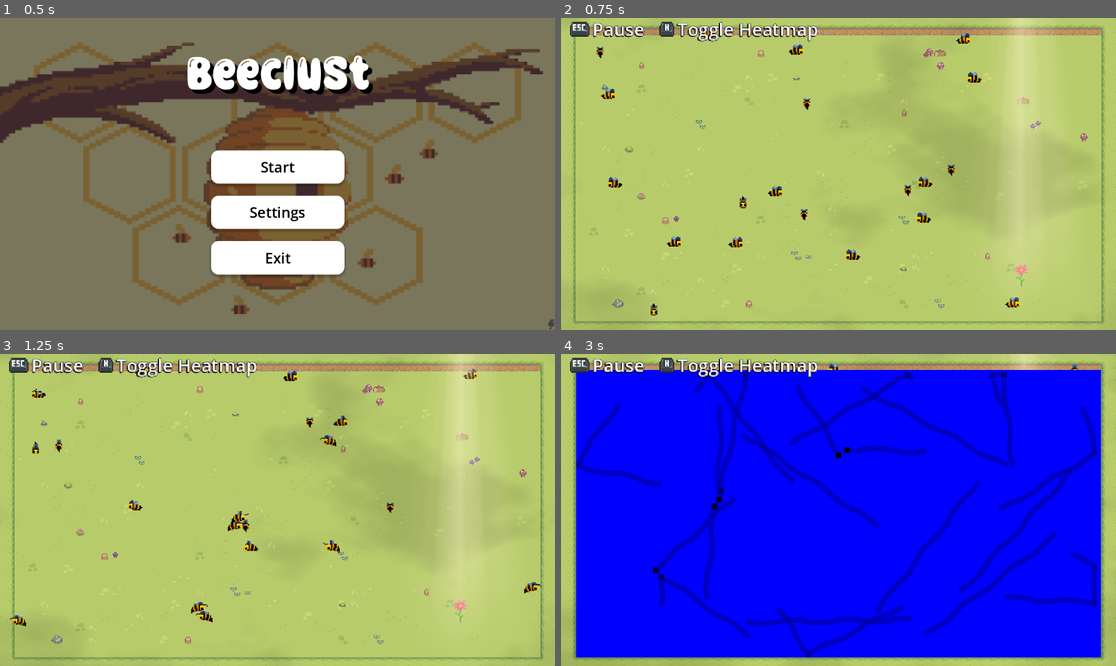
Above: before the commit, frames 1-4 (two rows, left to right).
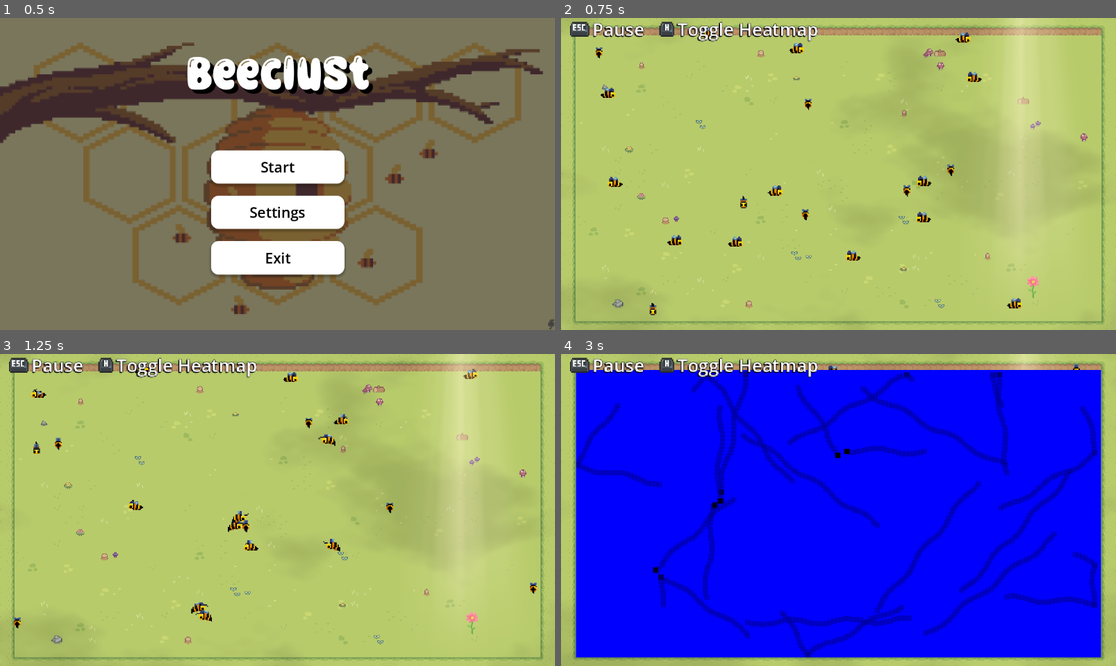
Above: after the commit, the same moments.

Repository: Kuuro-neko/Beeclust
Game: Godot game, scene res://scenes/main_menu.tscn
Same seed, same stepped clock (60 frames per second), same inputs: the game is played once before the commit and once after it.
Inputs (mouse positions are in pixels of both pictures, inside the frame that each line leads up to):
- Up to frame 1 (0.5 s): no input
- Up to frame 2 (0.75 s): click "Start" at 0.5 s
- Up to frame 3 (1.25 s): no input
- Up to frame 4 (3 s): click (577, 366) at 1.25 s; click "Restart" at 2 s; click (666, 366) at 2.75 s

Frame 1 is identical in both runs. In frame 2, 1.0% of the frame differs, in the area x 6-87%, y 4-96%; in frame 3, 0.9%; in frame 4, 2.9%, in the area x 2-97%, y 3-98%.

Commit message:
Dragable target

Diff:
--- a/scenes/bee.tscn
+++ b/scenes/bee.tscn
@@ -275,7 +275,7 @@
 radius = 4.01386
 
 [node name="CharacterBody2D" type="CharacterBody2D"]
-z_index = 1
+z_index = 4
 scale = Vector2(1.5, 1.5)
 script = ExtResource("1_kfbm1")
 
--- a/scenes/world.tscn
+++ b/scenes/world.tscn
@@ -1,5 +1,6 @@
-[gd_scene load_steps=43 format=4 uid="uid://cb5qcni6nolwj"]
-
+[gd_scene load_steps=45 format=4 uid="uid://cb5qcni6nolwj"]
+
+[ext_resource type="Script" path="res://scripts/target.gd" id="1_05pqb"]
 [ext_resource type="Texture2D" uid="uid://ci8y6mjw5yfxk" path="res://assets/tilesets/Grass.png" id="2_yriin"]
 [ext_resource type="Texture2D" uid="uid://dkj4ltms545io" path="res://assets/tilesets/Tilled_Dirt.png" id="3_ada3r"]
 [ext_resource type="Texture2D" uid="uid://b61kcryx8s52a" path="res://assets/tilesets/Hills.png" id="3_imle1"]
@@ -580,6 +581,9 @@
 color_ramp = SubResource("Gradient_tlb0e")
 noise = SubResource("FastNoiseLite_kers6")
 
+[sub_resource type="RectangleShape2D" id="RectangleShape2D_e32q2"]
+size = Vector2(16, 30)
+
 [sub_resource type="Gradient" id="Gradient_ibgd3"]
 offsets = PackedFloat32Array(0, 0.475309, 1)
 colors = PackedColorArray(0, 0, 0, 1, 0, 0, 0, 1, 1, 1, 1, 1)
@@ -617,6 +621,7 @@
 
 [node name="World" type="Node2D"]
 y_sort_enabled = true
+position = Vector2(372, 215)
 
 [node name="Camera2D" type="Camera2D" parent="."]
 z_index = 10
@@ -660,17 +665,27 @@
 
 [node name="Target" type="Node2D" parent="."]
 position = Vector2(246, 130)
+script = ExtResource("1_05pqb")
 
 [node name="Godrays" type="Sprite2D" parent="Target"]
 z_index = 6
 material = SubResource("ShaderMaterial_bm2mh")
-position = Vector2(86, -184.5)
-scale = Vector2(0.660156, 1.09961)
+position = Vector2(86, -216.5)
+scale = Vector2(0.660156, 1.22461)
 texture = SubResource("NoiseTexture2D_lodd8")
 flip_h = true
 
 [node name="Sprite2D" type="Sprite2D" parent="Target"]
+z_index = 3
 texture = ExtResource("6_in5o7")
+offset = Vector2(16, 16)
+
+[node name="Area2D" type="Area2D" parent="Target"]
+
+[node name="CollisionShape2D" type="CollisionShape2D" parent="Target/Area2D"]
+z_index = 50
+position = Vector2(-1, 0)
+shape = SubResource("RectangleShape2D_e32q2")
 
 [node name="BeeSpawner" type="Node2D" parent="." node_paths=PackedStringArray("target", "up_left_corner", "up_right_corner", "down_left_corner", "down_right_corner", "heatmap")]
 script = ExtResource("7_4axgn")
@@ -713,8 +728,8 @@
 self_modulate = Color(0, 0, 0, 1)
 z_index = 3
 material = SubResource("ShaderMaterial_hkw6i")
-position = Vector2(-14.1562, -0.124971)
-scale = Vector2(22.2861, 12.7227)
+position = Vector2(5.4121e-05, -3.33786e-06)
+scale = Vector2(22, 12.5)
 texture = SubResource("GradientTexture2D_853pb")
 
 [node name="Control UI" type="Control" parent="."]
@@ -793,5 +808,7 @@
 size_flags_vertical = 4
 show_percentage = false
 
+[connection signal="input_event" from="Target/Area2D" to="Target" method="_on_area_2d_input_event"]
+[connection signal="mouse_entered" from="Target/Area2D" to="Target" method="_on_area_2d_mouse_entered"]
 [connection signal="pressed" from="Control UI/HBoxContainer/Pause/ESC Button" to="PauseMenuCanvas/PauseMenu" method="_on_esc_button_pressed"]
 [connection signal="pressed" from="Control UI/HBoxContainer/Heatmap/H Button" to="Heatmap" method="_on_h_button_pressed"]
--- a/scripts/bee.gd
+++ b/scripts/bee.gd
@@ -11,7 +11,7 @@
 @export var down_right_corner: Node2D
 @export var heatmap: Control
 
-var wave_amplitude = 50.0
+var wave_amplitude = 75.0
 var wave_frequency = 25.0
 var wave_offset = randf() * TAU
 
--- /dev/null
+++ b/scripts/target.gd
@@ -0,0 +1,40 @@
+extends Node2D
+
+var selected = false
+var mouse_offset = Vector2(0, 0)
+var sprite
+var camera
+
+func _ready():
+	sprite = $Sprite2D
+	camera = get_viewport().get_camera_2d()
+
+func _process(delta: float) -> void:
+	if selected:
+		followMouse()
+
+func followMouse():
+	position = get_global_mouse_position() + mouse_offset
+
+#func _on_area_2d_input_event(viewport: Node, event: InputEvent, shape_idx: int) -> void:
+func _input(event):
+	if event is InputEventMouseButton and event.button_index == MOUSE_BUTTON_LEFT:
+		if event.pressed:
+			 #print("hye")
+				## Debugging the global mouse position
+				#
+#
+				## Get the sprite's global bounding box
+			var sprite_rect_global = Rect2(sprite.global_position, sprite.texture.get_size())
+			print("Global Mouse Position: ", event.position)
+				## Debugging the global sprite bounding box
+			print("Sprite Global Position: ", sprite.global_position)
+			print("Sprite Global Rect: ", sprite_rect_global)
+			var local_mouse = ((event.position / camera.zoom) + camera.offset)
+			print("Local Mouse Position: ", local_mouse)
+				## Check if the global mouse position is inside the sprite's global bounding box
+			if sprite_rect_global.has_point(local_mouse):
+				mouse_offset = position - get_global_mouse_position()
+				selected = true
+		else:
+			selected = false
